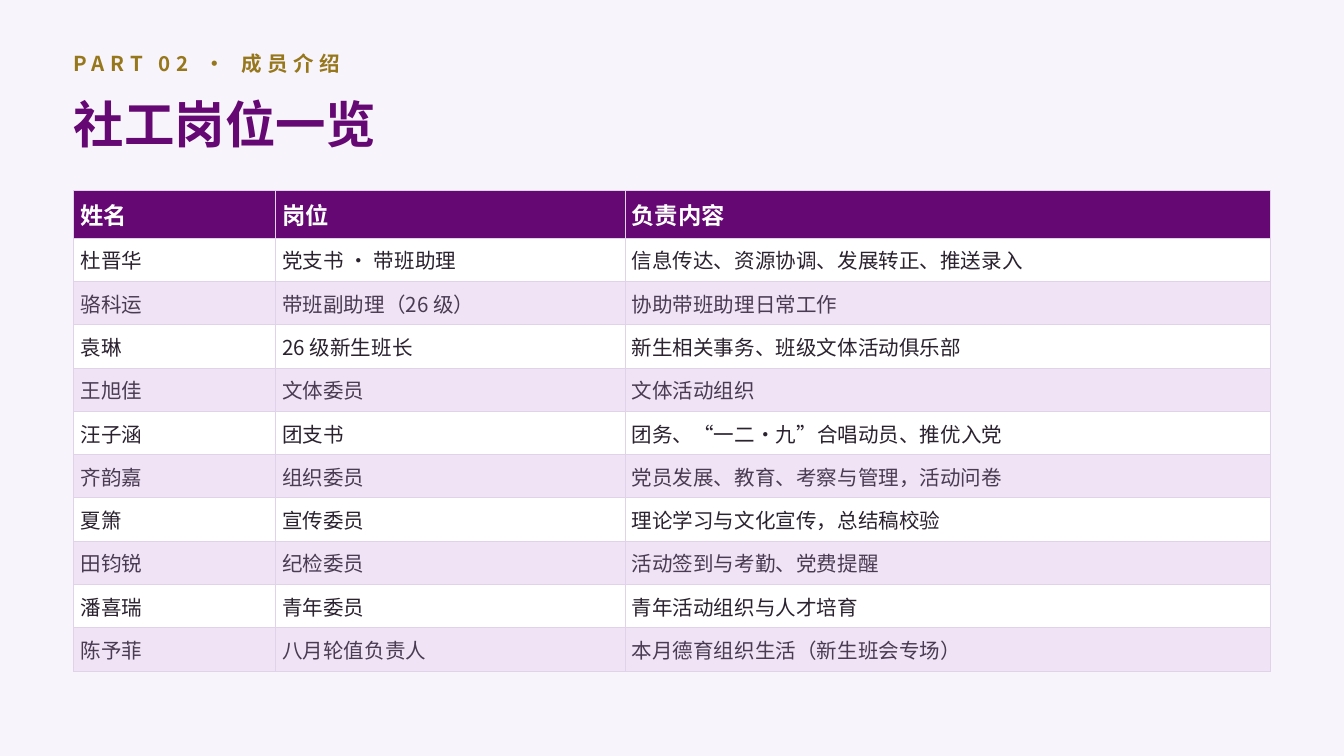
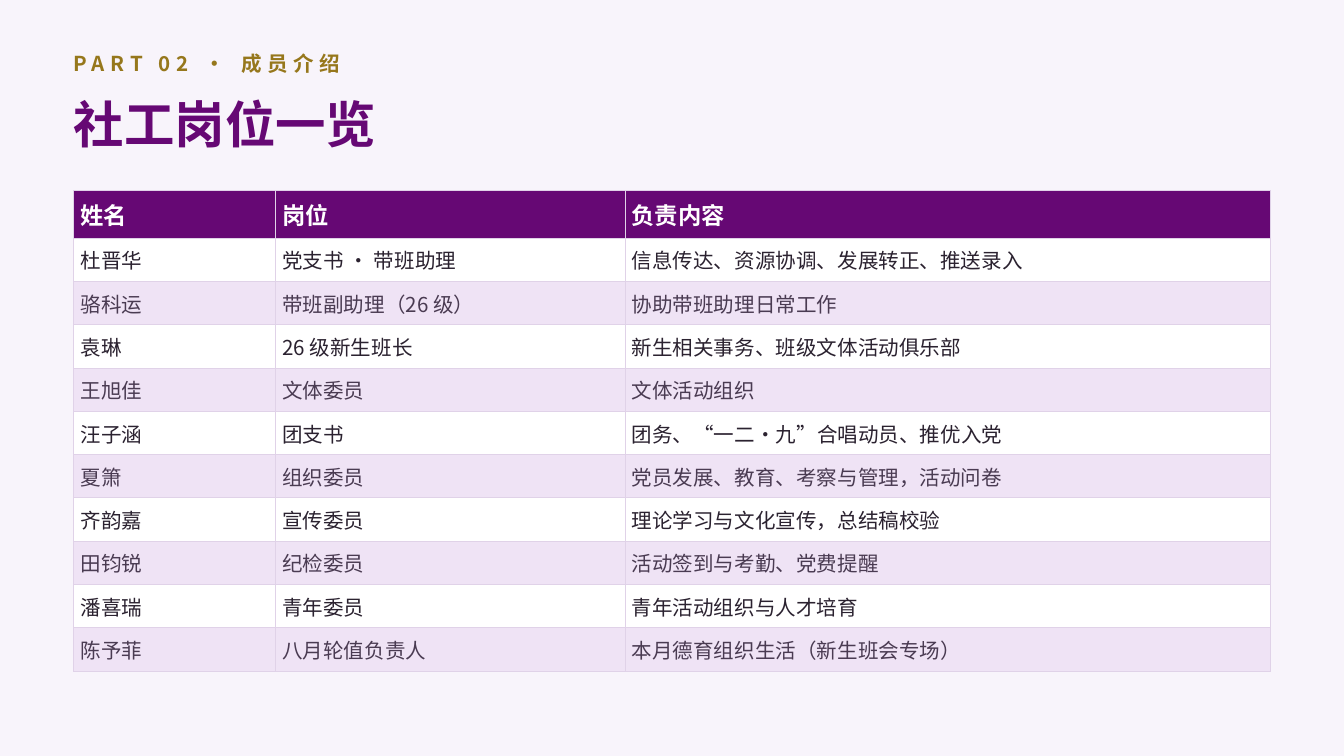
Before and after one commit to dujh22/THUCS53, a slide deck: slide 7 of 公示/相关PPT/2608：计研五三新生班会-杜晋华.pptx. Drawn at 1344x756 pixels with LibreOffice and Linux fonts; fonts in the diff are those of the drawing. Boxes give left, top, right and bottom in pixels: in the first picture for what was removed or moved away, otherwise in the second. Text is boxed around its words. In the diff, an @@ line names an element or a change of style, - is before the commit and + after.

```diff
--- a/公示/相关PPT/2608：计研五三新生班会-杜晋华.pptx
+++ b/公示/相关PPT/2608：计研五三新生班会-杜晋华.pptx
@@ table at (x1=74, y1=191, x2=1270, y2=664) @@
-row 7, column 1: 齐韵嘉
+row 7, column 1: 夏箫
-row 8, column 1: 夏箫
+row 8, column 1: 齐韵嘉
```
Also in this commit, not shown: 1 other slide changed, 5 other files.
